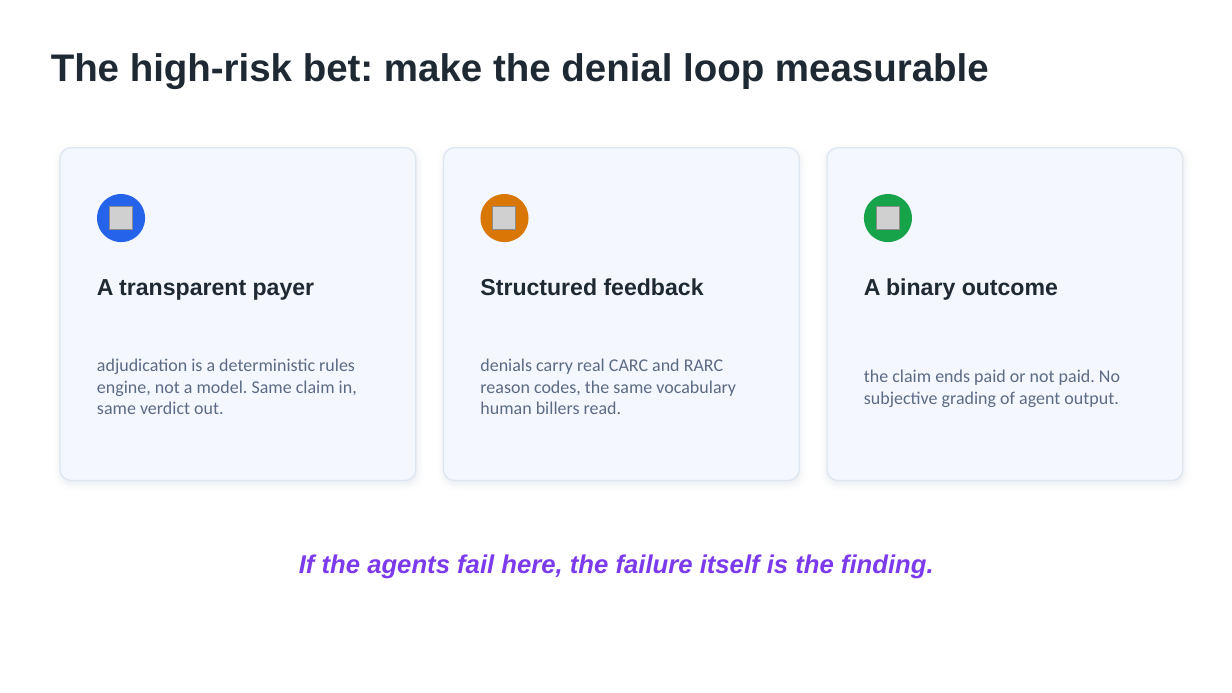
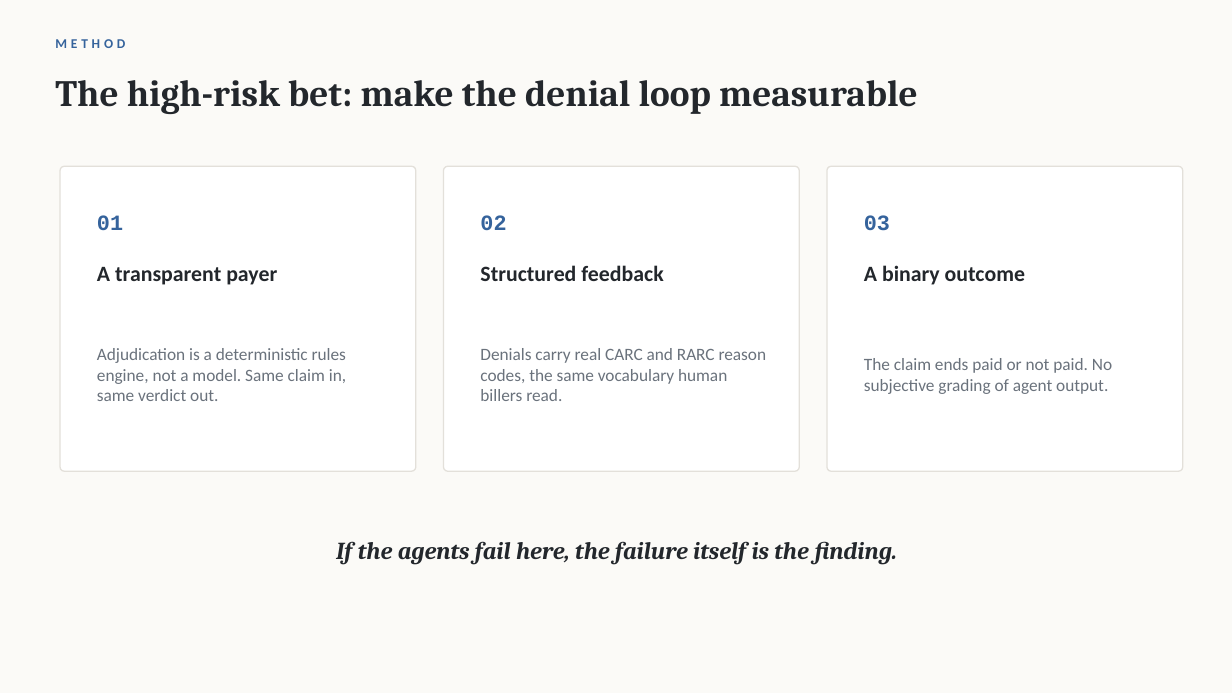
Before and after one commit to AbdullahAbdelKhalek/claimloop-healthcare-agent, a slide deck: slide 4 of slides/claimloop-slides.pptx. Drawn at 1232x693 pixels with LibreOffice and Linux fonts; fonts in the diff are those of the drawing; grey boxes stand for pictures. Boxes give left, top, right and bottom in pixels: in the first picture for what was removed or moved away, otherwise in the second. Text is boxed around its words. In the diff, an @@ line names an element or a change of style, - is before the commit and + after.

```diff
--- a/slides/claimloop-slides.pptx
+++ b/slides/claimloop-slides.pptx
@@ background #FFFFFF to #FBFAF7 @@
@@ text "The high-risk bet: make the ...": place and size @@
-text "The high-risk bet: make the ..." at <box>51,53,989,89</box>
+text "The high-risk bet: make the ..." at <box>55,80,918,114</box>
@@ text "The high-risk bet: make the ..." at <box>55,80,918,114</box>: size 30 to 29 pt, font Arial to Cambria, text colour #1F2933 to #23272C @@
@@ text added at <box>55,39,125,48</box>, 10.5 pt, text #35639C, bold @@
+METHOD
@@ rounded rectangle: place and size @@
-rounded rectangle at <box>60,148,416,481</box>
+rounded rectangle at <box>60,166,416,471</box>
@@ rounded rectangle: place and size @@
-rounded rectangle at <box>444,148,799,481</box>
+rounded rectangle at <box>444,166,799,471</box>
@@ fill #F4F7FE to #FFFFFF; outline #DEE6F2 1 pt to #E3E0DA 1 pt; shadow off; proportions changed in 3 elements at <box>444,166,799,471</box>, <box>60,166,416,471</box>, <box>827,166,1183,471</box> @@
@@ rounded rectangle: place and size @@
-rounded rectangle at <box>827,148,1183,481</box>
+rounded rectangle at <box>827,166,1183,471</box>
@@ ellipse removed at <box>97,194,145,242</box> @@
@@ picture removed at <box>110,207,133,230</box> @@
@@ ellipse removed at <box>481,194,529,242</box> @@
@@ picture removed at <box>494,207,517,230</box> @@
@@ ellipse removed at <box>864,194,912,242</box> @@
@@ picture removed at <box>877,207,900,230</box> @@
@@ text added at <box>97,215,123,230</box>, 17 pt, text #35639C, bold @@
+01
@@ text added at <box>480,215,506,230</box>, 17 pt, text #35639C, bold @@
+02
@@ text added at <box>864,215,890,231</box>, 17 pt, text #35639C, bold @@
+03
@@ 3 texts: place and size @@
-3 texts at <box>97,278,1058,300</box>
+3 texts at <box>97,265,1025,285</box>
@@ size 18 to 17 pt, font Arial to Calibri, text colour #1F2933 to #23272C in 3 elements at <box>97,267,277,285</box>, <box>480,265,663,281</box>, <box>864,265,1025,285</box> @@
@@ text at <box>97,348,346,401</box>: text changed; size 14 to 13.5 pt; text colour #5B6B85 to #6A727C @@
-adjudication is a deterministic rules engine, not a model. Same claim in, same verdict out.
+Adjudication is a deterministic rules engine, not a model. Same claim in, same verdict out.
@@ text at <box>480,348,767,401</box>: text changed; size 14 to 13.5 pt; text colour #5B6B85 to #6A727C @@
-denials carry real CARC and RARC reason codes, the same vocabulary human billers read.
+Denials carry real CARC and RARC reason codes, the same vocabulary human billers read.
@@ text at <box>864,358,1112,394</box>: text changed; size 14 to 13.5 pt; text colour #5B6B85 to #6A727C @@
-the claim ends paid or not paid. No subjective grading of agent output.
+The claim ends paid or not paid. No subjective grading of agent output.
@@ text "If the agents fail here, ...": place and size @@
-text "If the agents fail here, ..." at <box>299,554,934,579</box>
+text "If the agents fail here, ..." at <box>336,541,897,565</box>
@@ text "If the agents fail here, ..." at <box>336,541,897,565</box>: size 20 to 19 pt, font Arial to Cambria, text colour #7C3AED to #23272C @@
```
Also in this commit, not shown: 10 other slides changed, 1 slide added, 1 slide removed, 9 other files.
